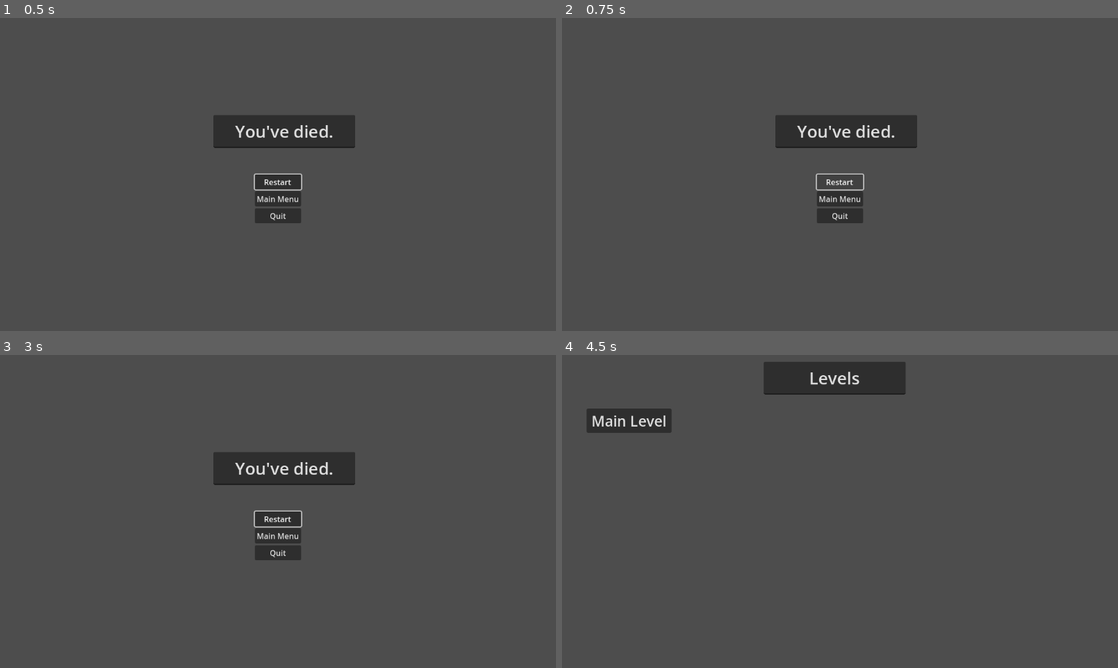
Above: before the commit, frames 1-4 (two rows, left to right).
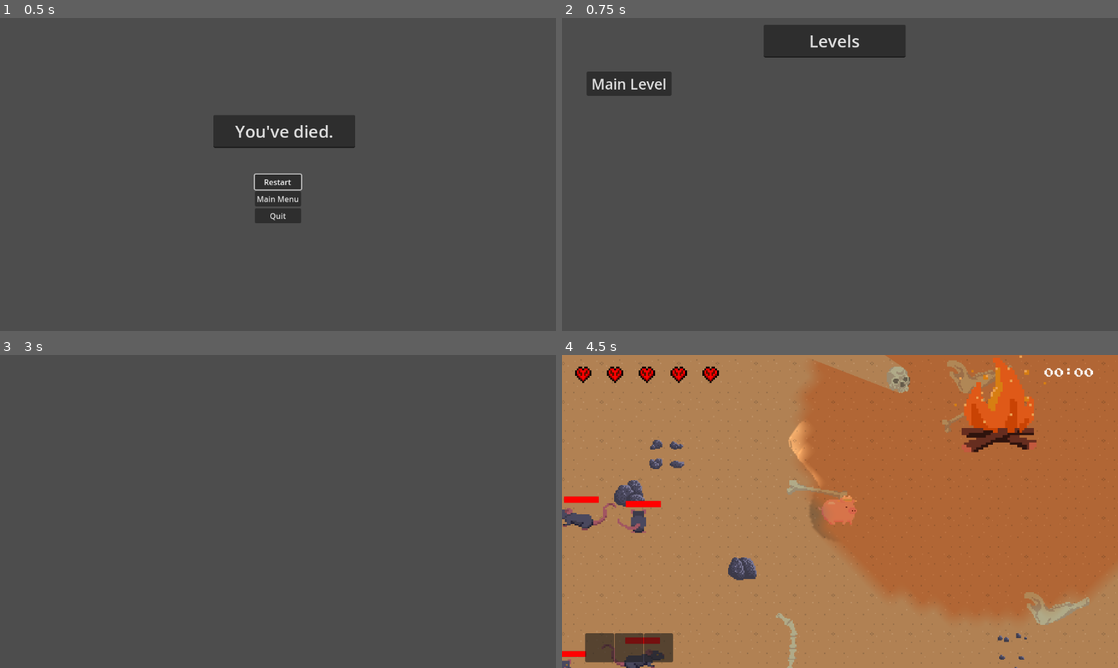
Above: after the commit, the same moments.

Repository: JasonLee4/MaizeRunnerGame
Game: Godot game, scene res://scenes/menus/end_screen.tscn
Two runs of this game, one before a commit and one after it. Both use one fixed random seed, a clock stepped at 60 frames per second and the inputs below. Before the commit the project has no main scene; this scene is started directly in both runs.
Inputs (mouse positions are in pixels of both pictures, inside the frame that each line leads up to):
- Up to frame 1 (0.5 s): no input
- Up to frame 2 (0.75 s): click "Restart" at 0.5 s
- Up to frame 3 (3 s): click (278, 517) at 1.25 s, where only the run before the commit has a clickable "Restart"; click (278, 517) at 2 s, where only the run before the commit has a clickable "Restart"; click (66, 420) at 2.75 s, where only the run after the commit has a clickable "Main Level"
- Up to frame 4 (4.5 s): click (840, 536) at 3.5 s, where only the run before the commit has a clickable "Main Menu"; click (840, 505) at 4.25 s, where only the run before the commit has a clickable "Start"

Frame 1 is identical in both runs. In frame 2, 7.2% of the frame differs, in the area x 4-64%, y 2-66%; in frame 3, 3.8%; in frame 4, 99%, in the area x 0-100%, y 0-100%.

Commit message:
fix health bug and menus

Diff:
--- a/project.godot
+++ b/project.godot
@@ -11,7 +11,7 @@
 [application]
 
 config/name="MaizeRunner"
-run/main_scene="res://scenes/levels/main_menu.tscn"
+run/main_scene="res://scenes/menus/main_menu.tscn"
 config/features=PackedStringArray("4.2", "GL Compatibility")
 
 [autoload]
--- a/scenes/characters/Pig.gd
+++ b/scenes/characters/Pig.gd
@@ -98,11 +98,10 @@
 	if Globals.health <= 0:
 		pig_alive = false
 		print("Pig is dead")
-		get_tree().change_scene_to_file("res://scenes/levels/end_screen.tscn")
+		get_tree().change_scene_to_file("res://scenes/menus/end_screen.tscn")
 		self.queue_free()
 
 	tool_scroll()
-	Globals.health = 5
 
 	toggle_flashlight()
 
--- a/scenes/menus/end_screen.gd
+++ b/scenes/menus/end_screen.gd
@@ -12,7 +12,7 @@
 
 
 func _on_restart_button_pressed():
-	get_tree().change_scene_to_file("res://scenes/menus/main_level.tscn")
+	get_tree().change_scene_to_file("res://scenes/menus/level_screen.tscn")
 
 
 func _on_quit_button_pressed():
Not shown: 1 places in scenes/enemies/followingEnemy.tscn that only renumber resources
Not shown: 1 places in scenes/levels/main_level.tscn that only renumber resources
